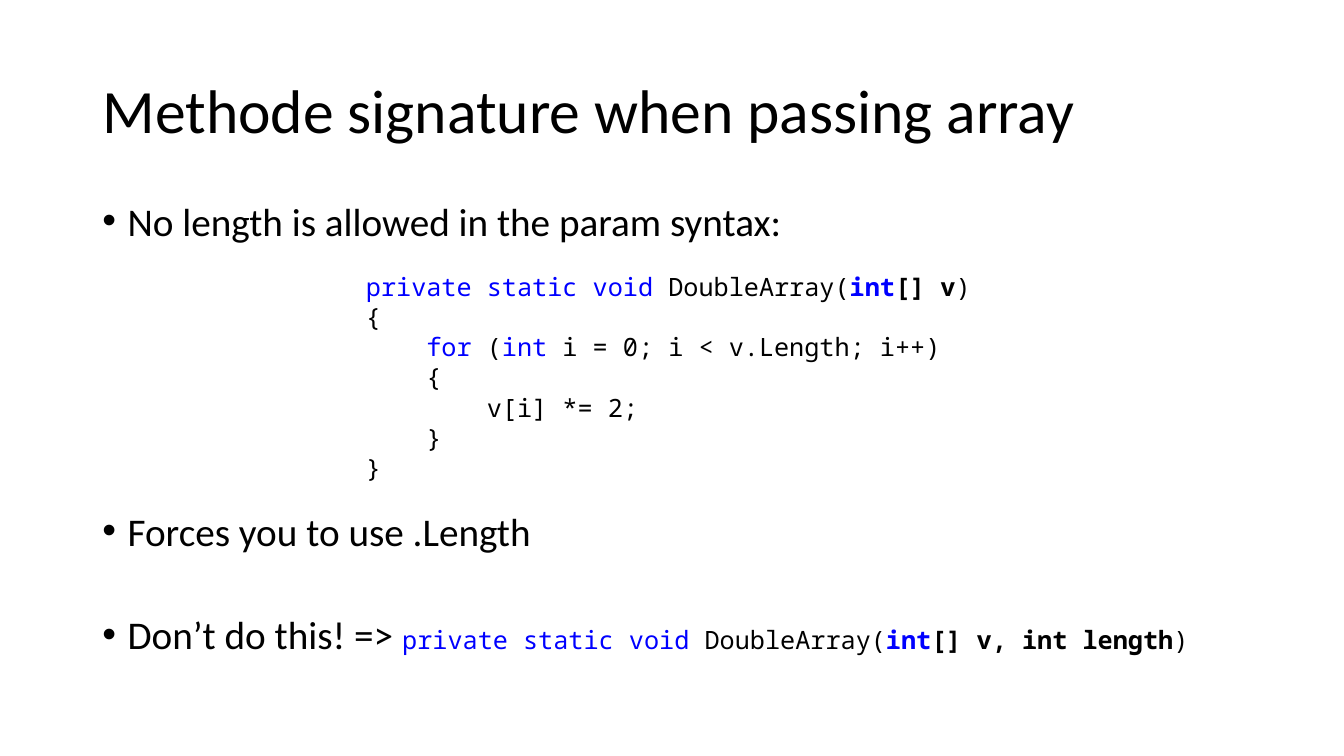
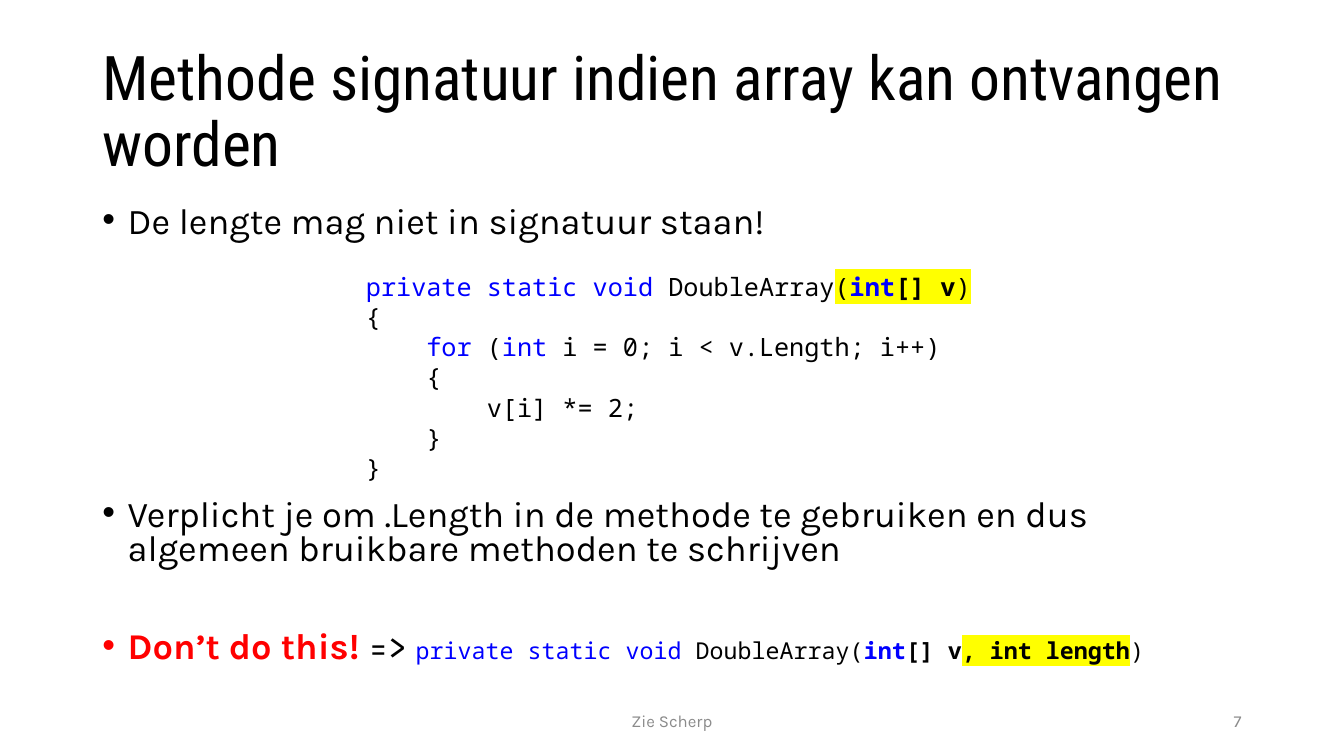
Before and after one commit to timdams/csharpbook, a slide deck: slide 7 of _SLIDES/2020/H8-Arrays/6c_arrays in methoden_mutidim.pptx. Drawn at 1344x756 pixels with LibreOffice and Linux fonts; fonts in the diff are those of the drawing; background and template pictures are left out. Boxes give left, top, right and bottom in pixels: in the first picture for what was removed or moved away, otherwise in the second. Text is boxed around its words. In the diff, an @@ line names an element or a change of style, - is before the commit and + after.

```diff
--- a/_SLIDES/2020/H8-Arrays/6c_arrays in methoden_mutidim.pptx
+++ b/_SLIDES/2020/H8-Arrays/6c_arrays in methoden_mutidim.pptx
@@ title at (102, 53, 1222, 167): text changed; font Calibri to Roboto Condensed @@
-Methode signature when passing array
+Methode signatuur indien array kan ontvangen worden
@@ text at (128, 209, 1087, 570): text changed; size 28 to 25.9 pt; font Calibri to Karla @@
-• No length is allowed in the param syntax:
-• Forces you to use .Length
+• De lengte mag niet in signatuur staan!
+• Verplicht je om .Length in de methode te gebruiken en dus algemeen bruikbare methoden te schrijven
@@ text at (366, 272, 970, 302): highlight none to #FFFF00 in "DoubleArray(int[] v)" @@
@@ text at (128, 633, 1144, 666): size 28 to 25.9 pt, font Calibri to Karla in "Don’t do this! =>"; size 18 to 16.6 pt in "private static void DoubleArray(int[] v, int length)"; text colour #000000 to #FF0000, bold on in "Don’t do this!"; highlight none to #FFFF00 in "v, int length)" @@
@@ text added at (631, 715, 712, 731), 12 pt, text #8C8C8C @@
+Zie Scherp
@@ page number added at (1234, 716, 1242, 727), 12 pt, text #8C8C8C @@
+7
```
Also in this commit, not shown: 32 other slides changed, 12 slides added, 9 slides removed, 10 other files.
